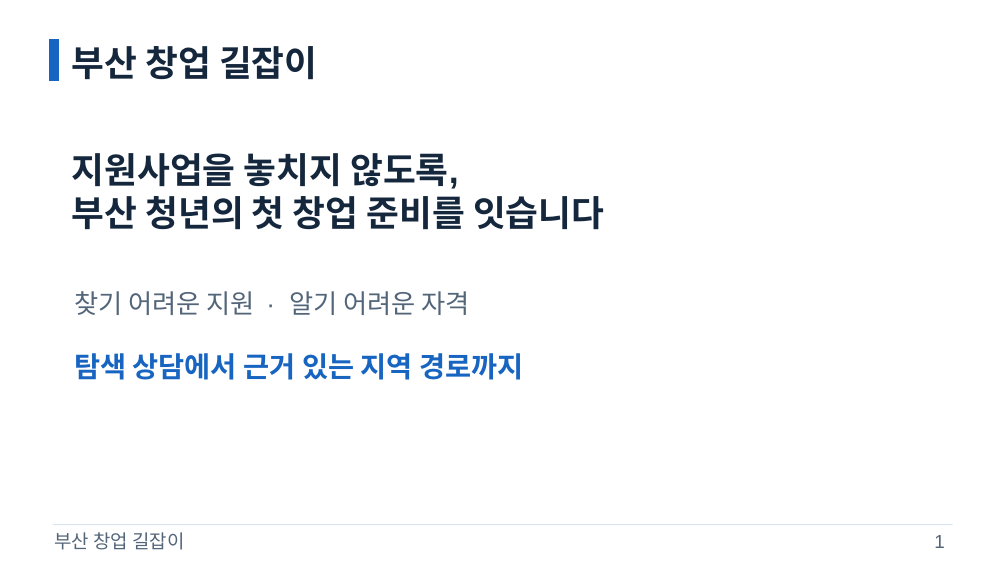
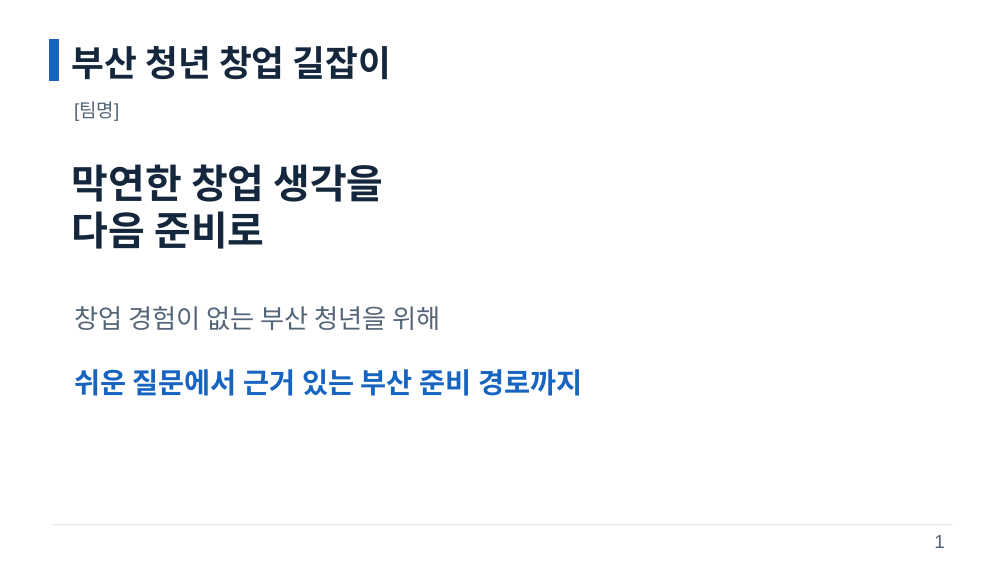
Before and after one commit to samsepi0l-1337/hackaton, a slide deck: slide 1 of docs/presentation/gil-pitch.pptx. Drawn at 1008x567 pixels with LibreOffice and Linux fonts; fonts in the diff are those of the drawing. Boxes give left, top, right and bottom in pixels: in the first picture for what was removed or moved away, otherwise in the second. Text is boxed around its words. In the diff, an @@ line names an element or a change of style, - is before the commit and + after.

```diff
--- a/docs/presentation/gil-pitch.pptx
+++ b/docs/presentation/gil-pitch.pptx
@@ text at [72, 46, 391, 80]: text changed @@
-부산 창업 길잡이
+부산 청년 창업 길잡이
@@ text added at [74, 102, 119, 121], 18 pt, text #536579 @@
+[팀명]
@@ text removed at [72, 153, 604, 230] @@
-지원사업을 놓치지 않도록,
-부산 청년의 첫 창업 준비를 잇습니다
@@ text added at [72, 164, 384, 249], 38 pt, text #15273C, bold @@
+막연한 창업 생각을
+다음 준비로
@@ text removed at [74, 291, 470, 315] @@
-찾기 어려운 지원 · 알기 어려운 자격
@@ text added at [74, 306, 441, 330], 25 pt, text #536579 @@
+창업 경험이 없는 부산 청년을 위해
@@ text at [74, 369, 582, 396]: text changed @@
-탐색 상담에서 근거 있는 지역 경로까지
+쉬운 질문에서 근거 있는 부산 준비 경로까지
@@ text removed at [54, 532, 184, 550] @@
-부산 창업 길잡이
```
Also in this commit, not shown: 4 other slides changed, 1 slide added, 1 slide removed, 4 other files.
